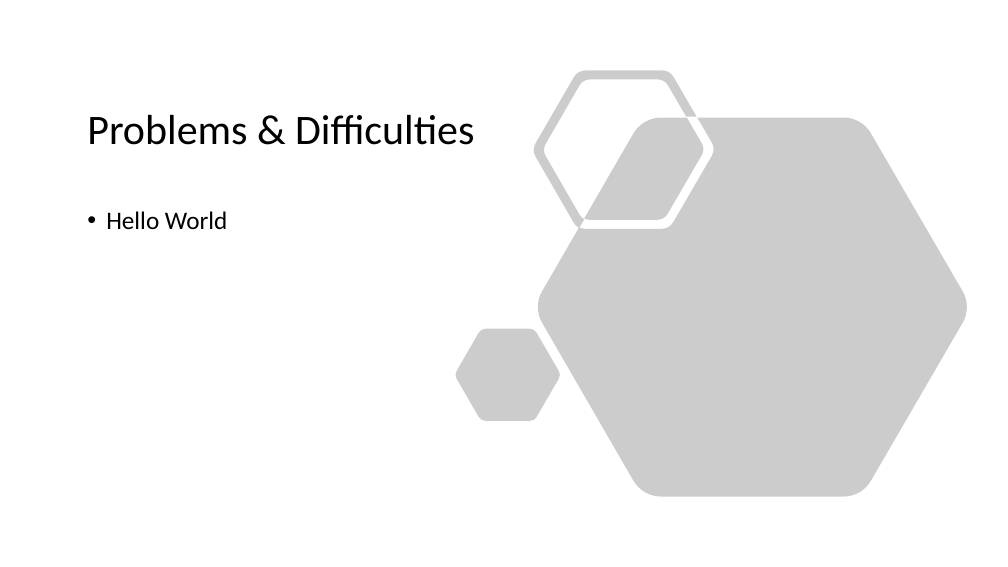
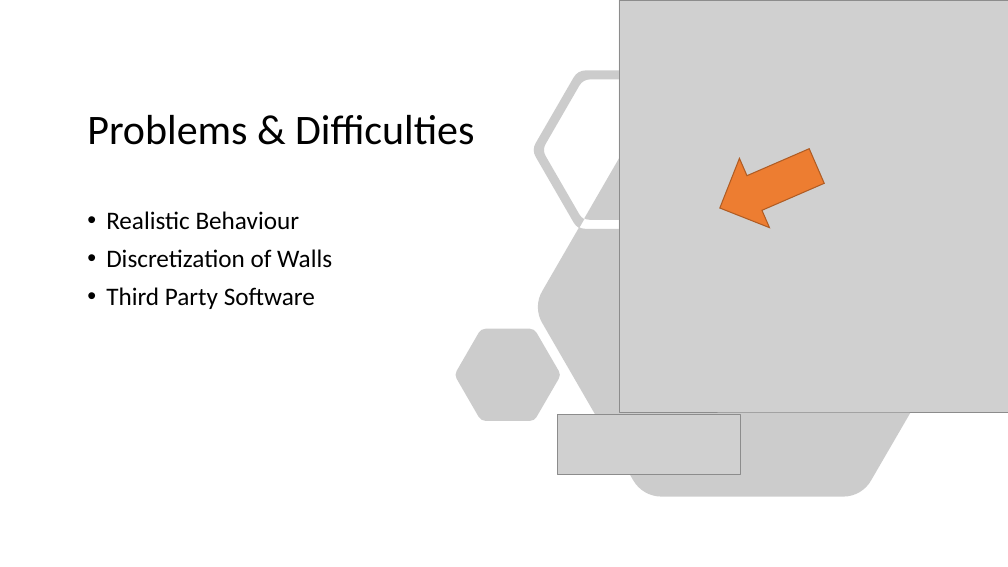
Before and after one commit to LorenzoFioroni/Modeling-pedestrian-flow-in-a-crowded-building, a slide deck: slide 17 of presentation/Modeling Pedestrian Flow in a Crowded Building.pptx. Drawn at 1008x567 pixels with LibreOffice and Linux fonts; fonts in the diff are those of the drawing; grey boxes stand for pictures. Boxes give left, top, right and bottom in pixels: in the first picture for what was removed or moved away, otherwise in the second. Text is boxed around its words. In the diff, an @@ line names an element or a change of style, - is before the commit and + after.

```diff
--- a/presentation/Modeling Pedestrian Flow in a Crowded Building.pptx
+++ b/presentation/Modeling Pedestrian Flow in a Crowded Building.pptx
@@ picture added at (619,0,1008,412) @@
@@ left arrow added at (705,131,832,243), fill #ED7D31, outline #AF5C24 1 pt @@
@@ text at (106,211,332,309): text changed @@
-• Hello World
+• Realistic Behaviour
+• Discretization of Walls
+• Third Party Software
@@ picture added at (557,415,740,475) @@
```
Also in this commit, not shown: 5 other slides changed, 11 slides added, 8 slides removed.
